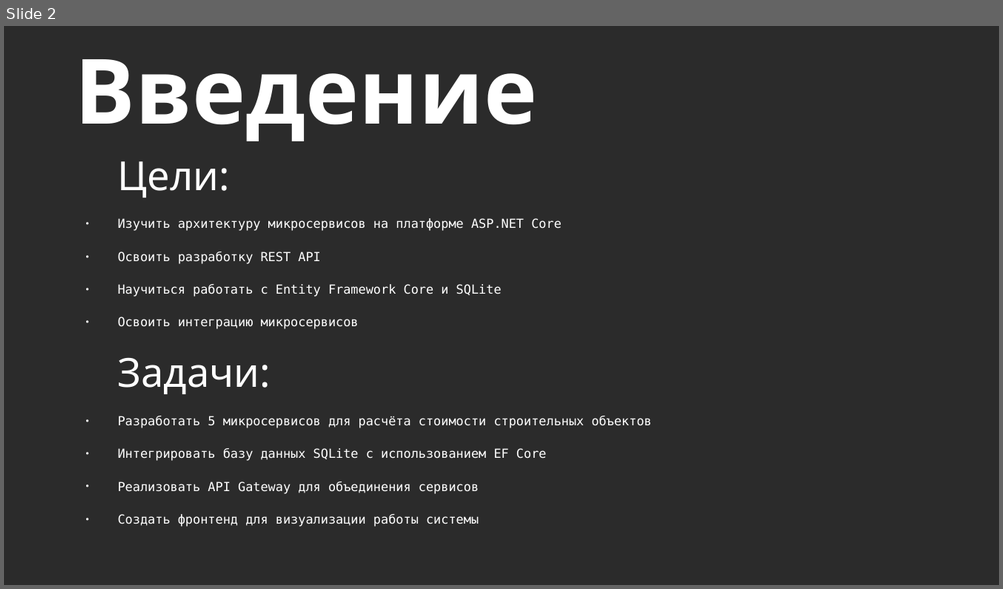
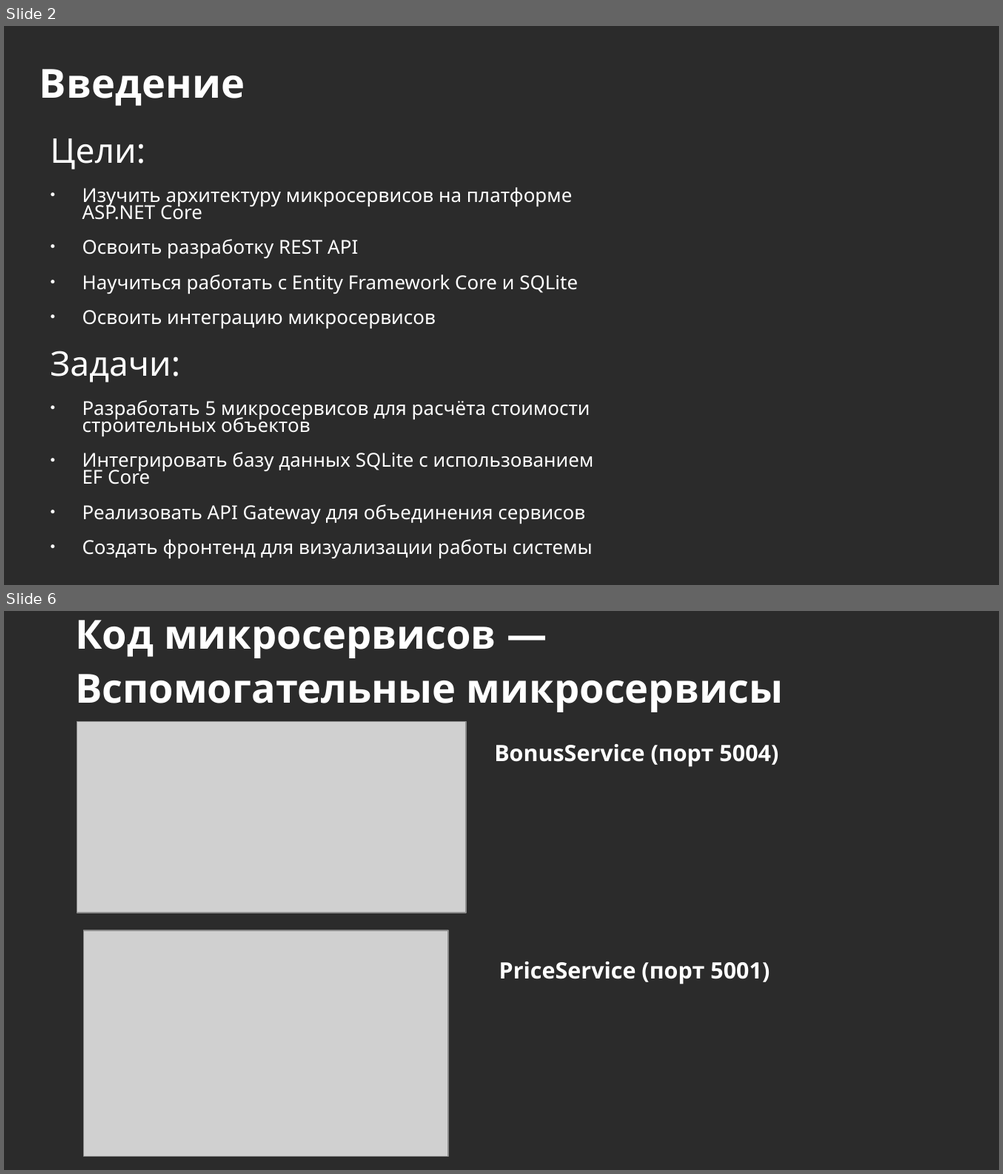
Before and after one commit to ghosterenko/PP_02_03, a slide deck: Docs/Призентация.pptx. Shown one above the other, each under a label of ours: slide 2 before the commit, slides 2 and 6 after it; the slides between them are not shown. The pictures are 1003x589 and 1003x1174 pixels, drawn with LibreOffice and Linux fonts; fonts in the diff are those of the drawing; grey boxes stand for pictures; background and template pictures are left out; a plain dark background stands for a picture behind light text. Boxes give left, top, right and bottom in pixels: in the first picture for what was removed or moved away, otherwise in the second. Text is boxed around its words. In the diff, an @@ line names an element or a change of style, - is before the commit and + after.

```diff
--- a/Docs/Призентация.pptx
+++ b/Docs/Призентация.pptx
@@ slide 6 added at box(4, 611, 999, 1170), background picture (left out) @@
@@ title added at box(75, 620, 782, 712), 32 pt, text #FFFFFF, bold @@
+Код микросервисов — Вспомогательные микросервисы
@@ picture added at box(77, 722, 466, 914) @@
@@ text added at box(494, 744, 778, 767), 18 pt, text #FFFFFF, bold @@
+BonusService (порт 5004)
@@ picture added at box(83, 931, 448, 1157) @@
@@ text added at box(499, 962, 769, 985), 18 pt, text #FFFFFF, bold @@
+PriceService (порт 5001)
@@ slide 2 changed as well @@
@@ title "Введение": place and size @@
-title "Введение" at box(75, 59, 537, 141)
+title "Введение" at box(40, 69, 244, 106)
@@ title "Введение" at box(40, 69, 244, 106): size 72 to 32 pt; line spacing 1 to 1.13 @@
@@ text "Цели:": place and size @@
-text "Цели:" at box(118, 161, 652, 527)
+text "Цели:" at box(50, 138, 594, 560)
@@ text "Цели:" at box(50, 138, 594, 560): size 32 to 27.2 pt in "Цели:", "Задачи:"; size 10 to 15.3 pt, font DejaVu Sans Mono to Noto Sans; indent changed; line spacing 1 to 0.93; line spacing 1 to 0.74 @@
```
Also in this commit, not shown: 2 other slides changed, 6 other slides added, 1 slide removed, 1 other file.
